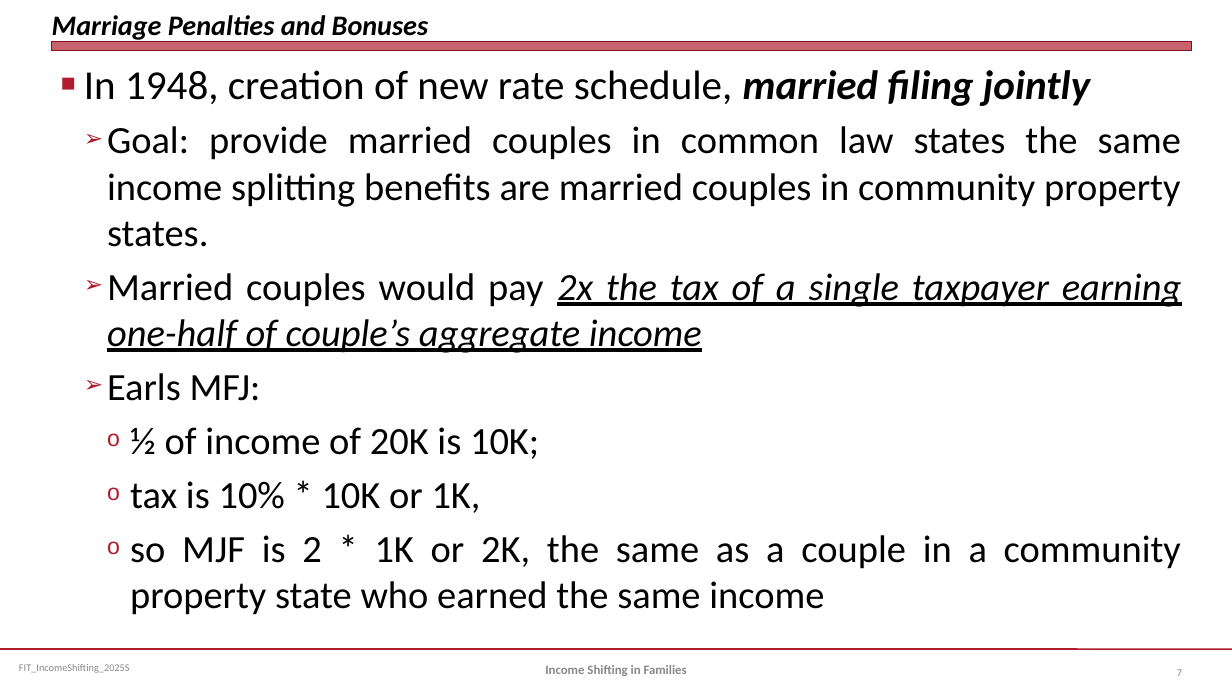
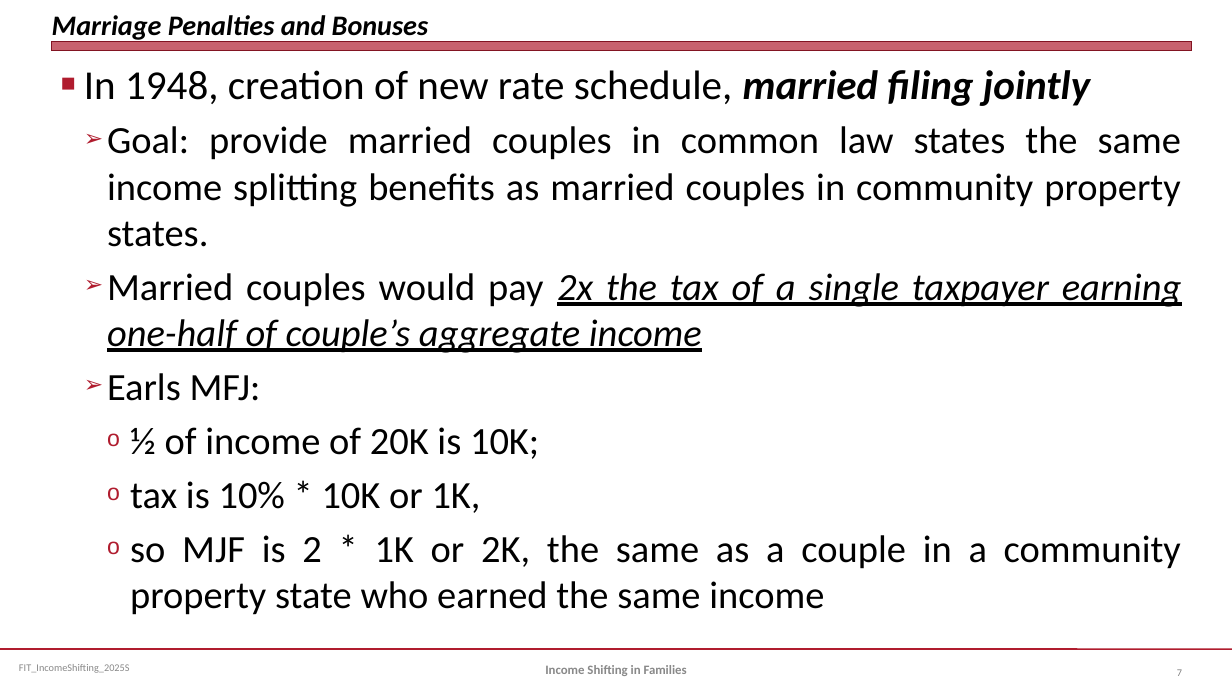
Before and after one commit to jmc877/Fed-Income-Tax, a slide deck: slide 7 of slides/FIT_IncomeShifting_2025S.pptx. Drawn at 1232x693 pixels with LibreOffice and Linux fonts; fonts in the diff are those of the drawing. Boxes give left, top, right and bottom in pixels: in the first picture for what was removed or moved away, otherwise in the second. Text is boxed around its words. In the diff, an @@ line names an element or a change of style, - is before the commit and + after.

```diff
--- a/slides/FIT_IncomeShifting_2025S.pptx
+++ b/slides/FIT_IncomeShifting_2025S.pptx
@@ text at (107,126,1181,247): text changed @@
-  ➢ Goal: provide married couples in common law states the same income splitting benefits are married couples in community property states.
+  ➢ Goal: provide married couples in common law states the same income splitting benefits as married couples in community property states.
```
Also in this commit, not shown: 4 other slides changed, 3 other files.
